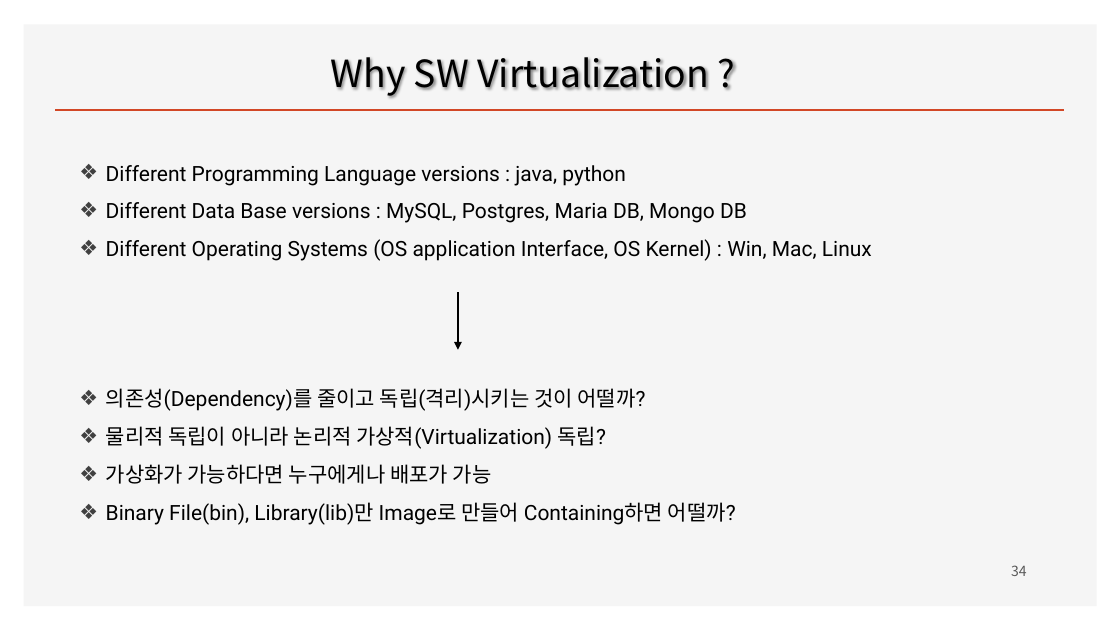
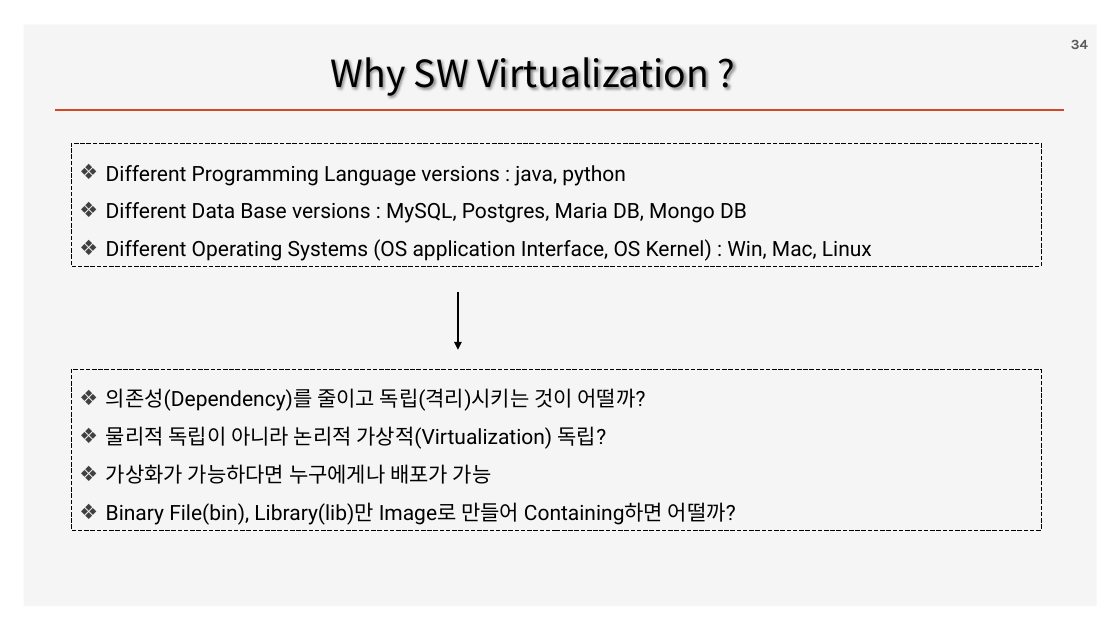
Before and after one commit to ancestor9/2026_Fall_Application-Deployment, a slide deck: slide 34 of App Deployment.pptx. Drawn at 1120x630 pixels with LibreOffice and Linux fonts; fonts in the diff are those of the drawing; background and template pictures are left out. Boxes give left, top, right and bottom in pixels: in the first picture for what was removed or moved away, otherwise in the second. Text is boxed around its words. In the diff, an @@ line names an element or a change of style, - is before the commit and + after.

```diff
--- a/App Deployment.pptx
+++ b/App Deployment.pptx
@@ page number: place and size @@
-page number at (1011, 565, 1027, 576)
+page number at (1071, 40, 1088, 49)
@@ page number at (1071, 40, 1088, 49): font Noto Sans CJK KR to Karla, bold on @@
@@ rectangle "Different Programming Language versions : ...": place and size @@
-rectangle "Different Programming Language versions : ..." at (106, 165, 872, 261)
+rectangle "Different Programming Language versions : ..." at (71, 144, 1042, 266)
@@ rectangle "Different Programming Language versions : ..." at (71, 144, 1042, 266): outline none to #000000 0.75 pt dashed @@
@@ rectangle "의존성(Dependency)를 줄이고 독립(격리)시키는 것이 어떨까?" at (71, 369, 1042, 530): outline none to #000000 0.75 pt dashed @@
@@ rectangle "의존성(Dependency)를 줄이고 독립(격리)시키는 것이 어떨까?": place and size @@
-rectangle "의존성(Dependency)를 줄이고 독립(격리)시키는 것이 어떨까?" at (106, 388, 736, 525)
+rectangle "의존성(Dependency)를 줄이고 독립(격리)시키는 것이 어떨까?" at (71, 369, 1042, 530)
```
Also in this commit, not shown: 13 other slides changed, 4 slides removed.
